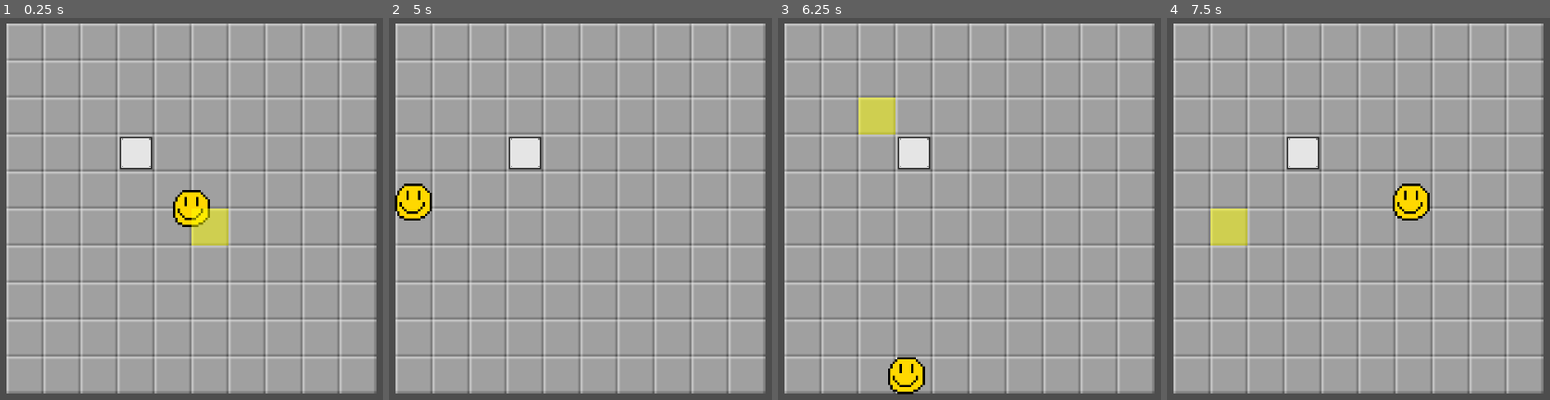
Above: before the commit, frames 1-4 (left to right).
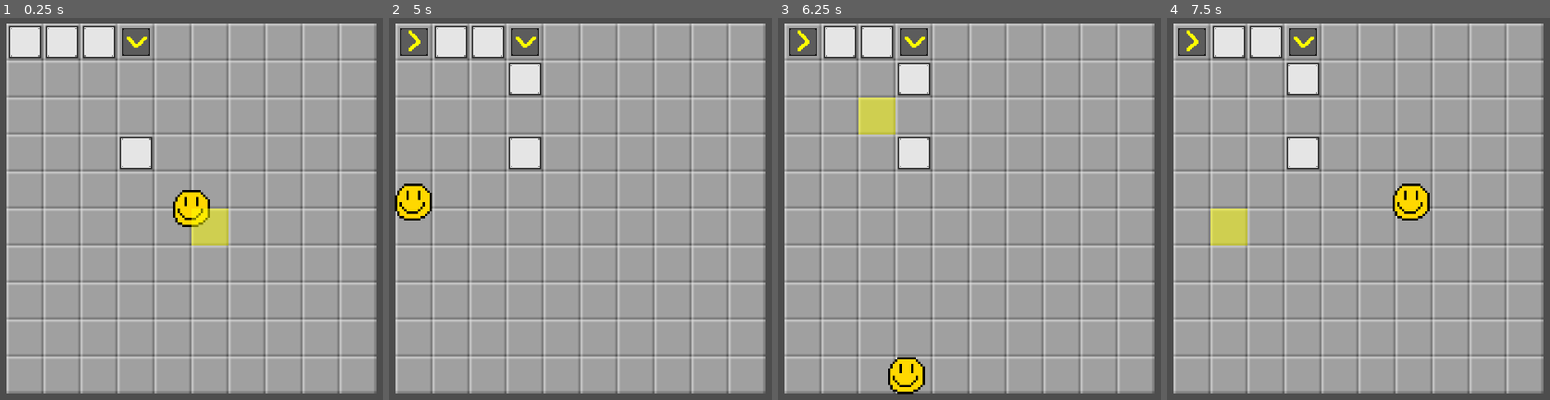
Above: after the commit, the same moments.

Repository: Stev51/gmtk-jam-2025
Game: Godot game, scene res://scenes/main.tscn
Same seed, same stepped clock (60 frames per second), same inputs: the game is played once before the commit and once after it.
Inputs (mouse positions are in pixels of both pictures, inside the frame that each line leads up to):
- Up to frame 1 (0.25 s): no input
- Up to frame 2 (5 s): tap Enter at 0.5 s; move the mouse to (745, 186) at 0.52 s; hold Right (ui_right) 0.53-1.28 s; click (745, 186) at 0.67 s; move the mouse to (431, 228) at 1.27 s; hold Down (ui_down) 1.28-2.03 s; move the mouse to (653, 117) at 2.02 s; hold Right (ui_right) 2.03-2.78 s; tap Space at 2.75 s; move the mouse to (542, 293) at 2.77 s; hold Up (ui_up) 2.78-3.53 s; click (542, 293) at 2.92 s; move the mouse to (outside the picture) at 3.52 s; hold Left (ui_left) from 3.53 s (still down); move the mouse to (outside the picture) at 4.27 s
- Up to frame 3 (6.25 s): move the mouse to (1007, 209) at 5.02 s; release Left (ui_left) at 5.03 s; hold Down (ui_down) 5.03-5.78 s; click (1007, 209) at 5.17 s; move the mouse to (858, 105) at 5.77 s; hold Right (ui_right) from 5.78 s (still down)
- Up to frame 4 (7.5 s): move the mouse to (1523, 186) at 6.52 s; release Right (ui_right) at 6.53 s; hold Up (ui_up) 6.53-7.28 s; move the mouse to (1209, 228) at 7.27 s; hold Right (ui_right) from 7.28 s (still down); click (1209, 228) at 7.42 s

The runs differ from the first frame. In frame 1, 2.8% of the frame differs, in the area x 2-40%, y 1-11%; in frame 2, 3.3%, in the area x 2-40%, y 1-21%; in frame 3, 3.3%; in frame 4, 3.3%.
Error before the commit: Parse Error: Cannot call the parent class' virtual function "_init()" because it hasn't been defined. (res://scenes/box.gd:6)

Commit message:
Fix conflicts

Diff:
--- a/scenes/mechanism.gd
+++ /dev/null
@@ -1,48 +0,0 @@
-class_name Mechanism
-
-var field: Field
-var x: int
-var y: int
-var node: Node2D
-
-func _init(field: Field, x: int, y:int, node: Node2D):
-	self.field = field
-	self.x = x
-	self.y = y
-	self.node = node
-	self.node.translate(Field.SCALE * Vector2(x, y) + Field.OFFSET)
-
-func push(dir: Util.Direction) -> bool:
-	var offset: Vector2i = Util.offset(Vector2i(x, y), dir)
-	var object: Mechanism = field.getForegroundVector(offset)
-	if object != null:
-		if (object.push(dir)):
-			field.setForegroundVector(offset, self)
-			field.setForegroundMechanism(self.x, self.y, null)
-			self.x = offset.x
-			self.y = offset.y
-			self.node.translate(Util.offset(Vector2i(0, 0), dir) * Field.SCALE)
-			return true
-		else:
-			return false
-	else:
-		field.setForegroundVector(offset, self)
-		field.setForegroundMechanism(self.x, self.y, null)
-		self.x = offset.x
-		self.y = offset.y
-		self.node.translate(Util.offset(Vector2i(0, 0), dir) * Field.SCALE)
-		return true
-
-func update() -> void:
-	pass
-
-func getNode() -> Node2D:
-	return node
-# Consider moving anything to custom resources
-# Walls and UI will be non-mechanisms, a different Node2D and Control respectively
-
-#Properties needed: walkable; movable (pickup-able/shovable) (i.e. false for in/out conveyors);
-
-#Methods needed: detect player hands collision -> link incoming signals; push/pull signal -> move;
-#detect box collision -> link outgoing signals; clock signal -> perform operation on linked object;
-#hands uncollide -> unlink; box uncollide -> unlink
--- a/scenes/mechanism.tscn
+++ b/scenes/mechanism.tscn
@@ -1,14 +1,6 @@
-[gd_scene load_steps=7 format=3 uid="uid://cf4u1nsr04c5q"]
+[gd_scene load_steps=5 format=3 uid="uid://cf4u1nsr04c5q"]
 
-[ext_resource type="Script" uid="uid://c0n2343m8bei4" path="res://scripts/mechanism.gd" id="1_28r5f"]
-[ext_resource type="Script" path="res://scripts/tileentityproperties.gd" id="2_5ep16"]
-
-[sub_resource type="Resource" id="Resource_ro5d4"]
-script = ExtResource("2_5ep16")
-walkable = false
-movable_by_player = true
-movable_by_transporters = false
-metadata/_custom_type_script = "uid://4bgojhh5wf6y"
+[ext_resource type="Script" uid="uid://im47c6ar1u68" path="res://scripts/mechanism.gd" id="1_28r5f"]
 
 [sub_resource type="PlaceholderTexture2D" id="PlaceholderTexture2D_28r5f"]
 size = Vector2(64, 64)
@@ -21,7 +13,6 @@
 
 [node name="Mechanism" type="Node2D"]
 script = ExtResource("1_28r5f")
-properties = SubResource("Resource_ro5d4")
 
 [node name="Mechanism Sprite" type="Sprite2D" parent="."]
 texture = SubResource("PlaceholderTexture2D_28r5f")
--- a/scripts/mechanism.gd
+++ b/scripts/mechanism.gd
@@ -4,6 +4,52 @@
 @export var properties : TileEntityProperties
 # Walls can be non-mechanisms with TileEntityproperties
 
+# Old notes from Trent:
+#Methods needed: detect player hands collision -> link incoming signals; push/pull signal -> move;
+#detect box collision -> link outgoing signals; clock signal -> perform operation on linked object;
+#hands uncollide -> unlink; box uncollide -> unlink
+
+var field: Field
+var x: int
+var y: int
+var node: Node2D
+
+func _init(field: Field, x: int, y:int, node: Node2D):
+	self.field = field
+	self.x = x
+	self.y = y
+	self.node = node
+	self.node.translate(Field.SCALE * Vector2(x, y) + Field.OFFSET)
+
+func push(dir: Util.Direction) -> bool:
+	var offset: Vector2i = Util.offset(Vector2i(x, y), dir)
+	var object: Mechanism = field.getForegroundVector(offset)
+	if object != null:
+		if (object.push(dir)):
+			field.setForegroundVector(offset, self)
+			field.setForegroundMechanism(self.x, self.y, null)
+			self.x = offset.x
+			self.y = offset.y
+			self.node.translate(Util.offset(Vector2i(0, 0), dir) * Field.SCALE)
+			return true
+		else:
+			return false
+	else:
+		field.setForegroundVector(offset, self)
+		field.setForegroundMechanism(self.x, self.y, null)
+		self.x = offset.x
+		self.y = offset.y
+		self.node.translate(Util.offset(Vector2i(0, 0), dir) * Field.SCALE)
+		return true
+
+func update() -> void:
+	pass
+
+func getNode() -> Node2D:
+	return node
+# Consider moving anything to custom resources
+# Walls and UI will be non-mechanisms, a different Node2D and Control respectively
+
 #Properties needed: walkable; movable (pickup-able/shovable) (i.e. false for in/out conveyors);
 
 #Methods needed: detect player hands collision -> link incoming signals; push/pull signal -> move;
Not shown: 1 places in scenes/main.tscn that only renumber resources
Not shown, removed: scenes/mechanism.gd.uid
Renamed: scenes/box.gd -> scripts/box.gd
Renamed: scenes/box.gd.uid -> scripts/box.gd.uid
Not shown, changed: scripts/mechanism.gd.uid
Renamed: scenes/pusher.gd -> scripts/pusher.gd
Renamed: scenes/pusher.gd.uid -> scripts/pusher.gd.uid
Renamed: scenes/util.gd -> scripts/util.gd
Renamed: scenes/util.gd.uid -> scripts/util.gd.uid
